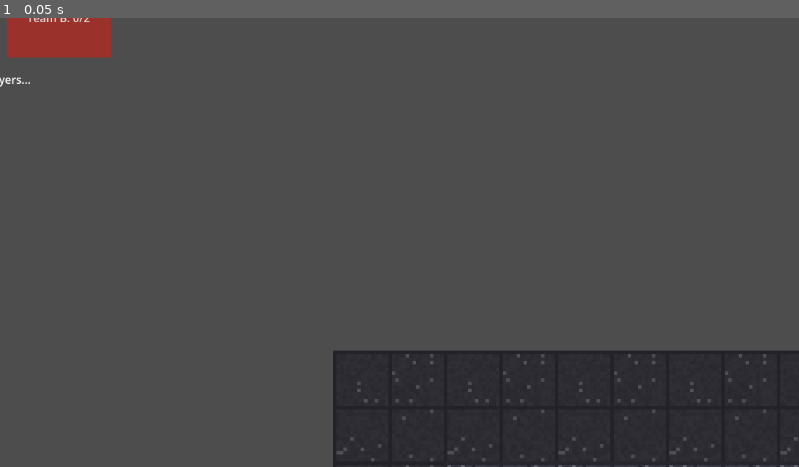
Above: before the commit, frame 1.
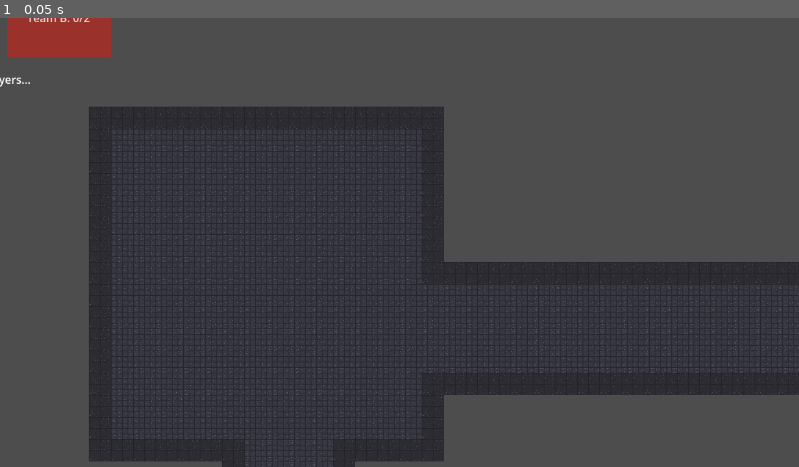
Above: after the commit, the same moment.

Repository: rgilpt/Dist_multiplayer
Game: Godot game, scene res://Scenes/Main.tscn
The game is run twice, just before and just after one commit, with the same random seed, the same clock (stepped at 60 frames per second) and the same inputs. The engine's default icon, where the game draws it, is replaced by a stand-in: a white triangle on a blue panel in a dark square.
Inputs:
- Up to frame 1 (0.05 s): no input

The runs differ from the first frame. In frame 1, 29% of the frame differs, in the area x 11-100%, y 19-100%.
Error before the commit: Invalid access to property or key 'team_data_updated' on a base object of type 'Node (NetworkManager)'. (res://Scripts/team_select.gd:14)

Commit message:
fixing map

Diff:
--- a/JSON/level.json
+++ b/JSON/level.json
@@ -1,76 +1,102 @@
 {
-	"tile_type_map": {
-		"floor": [0, 0],
-		"wall": [32, 0],
-		"wall_inner": [64, 0],
-		"floor_outer": [96, 0],
-		"floor_corner": [128, 0],
-		"ammo_pickup": [0, 32],
-		"flag": [32, 32],
-		"wall_upper_floor": [64, 32],
-		"corner_top_left": [96, 32],
-		"corner_top_right": [128, 32]
-	},
 	"rooms": [
 		{
-			"name": "P1_HQ",
-			"position": {"x": 100, "y": 100},
-			"size": {"width": 256, "height": 128},
-			"wall_thickness": 32,
-			"flags": [
-				{"position": {"x": 350, "y": 100}}
-			],
-			"ammo_pickups": [
-				{"position": {"x": 148, "y": 148}},
-				{"position": {"x": 180, "y": 180}}
-			],
-			"doors": [
-				{"position": {"x": 228, "y": 148}, "direction": "right", "is_open": true},
-				{"position": {"x": 100, "y": 196}, "direction": "down", "is_open": true}
-			]
+			"name": "hq1",
+			"position": {"x": 128, "y": 128},
+			"size": {"width": 512, "height": 512},
+			"wall_thickness": 32
 		},
 		{
-			"name": "P2_HQ",
-			"position": {"x": 416, "y": 100},
-			"size": {"width": 128, "height": 128},
-			"wall_thickness": 32,
-			"flags": [],
-			"ammo_pickups": [
-				{"position": {"x": 448, "y": 228}},
-				{"position": {"x": 480, "y": 244}}
-			],
-			"doors": [
-				{"position": {"x": 416, "y": 148}, "direction": "left", "is_open": true},
-				{"position": {"x": 512, "y": 196}, "direction": "down", "is_open": true}
-			]
+			"name": "hq2",
+			"position": {"x": 4480, "y": 4480},
+			"size": {"width": 512, "height": 512},
+			"wall_thickness": 32
 		},
 		{
-			"name": "middle_area",
-			"position": {"x": 228, "y": 228},
-			"size": {"width": 192, "height": 128},
-			"wall_thickness": 32,
-			"flags": [],
-			"ammo_pickups": [
-				{"position": {"x": 262, "y": 262}},
-				{"position": {"x": 394, "y": 296}}
-			],
-			"doors": []
+			"name": "room_top_mid",
+			"position": {"x": 1792, "y": 128},
+			"size": {"width": 448, "height": 448},
+			"wall_thickness": 32
+		},
+		{
+			"name": "room_top_right",
+			"position": {"x": 3392, "y": 128},
+			"size": {"width": 448, "height": 448},
+			"wall_thickness": 32
+		},
+		{
+			"name": "room_left_upper",
+			"position": {"x": 128, "y": 1280},
+			"size": {"width": 448, "height": 448},
+			"wall_thickness": 32
+		},
+		{
+			"name": "room_left_lower",
+			"position": {"x": 128, "y": 2880},
+			"size": {"width": 448, "height": 448},
+			"wall_thickness": 32
+		},
+		{
+			"name": "room_center_upper",
+			"position": {"x": 1792, "y": 1280},
+			"size": {"width": 448, "height": 448},
+			"wall_thickness": 32
+		},
+		{
+			"name": "room_center_mid",
+			"position": {"x": 1792, "y": 2560},
+			"size": {"width": 448, "height": 448},
+			"wall_thickness": 32
+		},
+		{
+			"name": "room_center_lower",
+			"position": {"x": 1792, "y": 3840},
+			"size": {"width": 448, "height": 448},
+			"wall_thickness": 32
+		},
+		{
+			"name": "room_right_upper",
+			"position": {"x": 3392, "y": 1280},
+			"size": {"width": 448, "height": 448},
+			"wall_thickness": 32
+		},
+		{
+			"name": "room_right_lower",
+			"position": {"x": 3392, "y": 2880},
+			"size": {"width": 448, "height": 448},
+			"wall_thickness": 32
+		},
+		{
+			"name": "room_bottom_mid",
+			"position": {"x": 2240, "y": 4480},
+			"size": {"width": 448, "height": 448},
+			"wall_thickness": 32
+		},
+		{
+			"name": "room_bottom_left",
+			"position": {"x": 832, "y": 4480},
+			"size": {"width": 448, "height": 448},
+			"wall_thickness": 32
 		}
 	],
 	"corridors": [
-		{
-			"start_room": "P2_HQ",
-			"end_room": "middle_area",
-			"width": 32
-		},
-		{
-			"start_room": "middle_area",
-			"end_room": "P1_HQ",
-			"width": 32
-		}
-	],
-	"tilesets": {
-		"tile_type_mapping": {},
-		"tiles": {}
-	}
+		{"start_room": "hq1", "end_room": "room_top_mid", "width": 128},
+		{"start_room": "room_top_mid", "end_room": "room_top_right", "width": 128},
+		{"start_room": "room_top_right", "end_room": "room_right_upper", "width": 128},
+		{"start_room": "room_right_upper", "end_room": "room_right_lower", "width": 128},
+		{"start_room": "room_right_lower", "end_room": "hq2", "width": 128},
+		{"start_room": "hq1", "end_room": "room_left_upper", "width": 128},
+		{"start_room": "room_left_upper", "end_room": "room_left_lower", "width": 128},
+		{"start_room": "room_left_lower", "end_room": "room_bottom_left", "width": 128},
+		{"start_room": "room_bottom_left", "end_room": "room_bottom_mid", "width": 128},
+		{"start_room": "room_bottom_mid", "end_room": "hq2", "width": 128},
+		{"start_room": "room_top_mid", "end_room": "room_center_upper", "width": 128},
+		{"start_room": "room_center_upper", "end_room": "room_center_mid", "width": 128},
+		{"start_room": "room_center_mid", "end_room": "room_center_lower", "width": 128},
+		{"start_room": "room_center_lower", "end_room": "room_bottom_mid", "width": 128},
+		{"start_room": "room_center_upper", "end_room": "room_right_upper", "width": 128},
+		{"start_room": "room_center_mid", "end_room": "room_right_lower", "width": 128},
+		{"start_room": "room_left_upper", "end_room": "room_center_upper", "width": 128},
+		{"start_room": "room_left_lower", "end_room": "room_center_mid", "width": 128}
+	]
 }
--- /dev/null
+++ b/JSON/level_old.json
@@ -0,0 +1,252 @@
+{
+	"rooms": [
+		{
+			"name": "hq1",
+			"position": {
+				"x": 128,
+				"y": 128
+			},
+			"size": {
+				"width": 1024,
+				"height": 768
+			},
+			"wall_thickness": 128
+		},
+		{
+			"name": "hq2",
+			"position": {
+				"x": 8064,
+				"y": 7040
+			},
+			"size": {
+				"width": 1024,
+				"height": 768
+			},
+			"wall_thickness": 128
+		},
+		{
+			"name": "room_top_mid",
+			"position": {
+				"x": 2944,
+				"y": 384
+			},
+			"size": {
+				"width": 896,
+				"height": 768
+			},
+			"wall_thickness": 128
+		},
+		{
+			"name": "room_top_right",
+			"position": {
+				"x": 5632,
+				"y": 384
+			},
+			"size": {
+				"width": 896,
+				"height": 896
+			},
+			"wall_thickness": 128
+		},
+		{
+			"name": "room_left_upper",
+			"position": {
+				"x": 384,
+				"y": 2176
+			},
+			"size": {
+				"width": 896,
+				"height": 896
+			},
+			"wall_thickness": 128
+		},
+		{
+			"name": "room_left_lower",
+			"position": {
+				"x": 384,
+				"y": 3968
+			},
+			"size": {
+				"width": 896,
+				"height": 1408
+			},
+			"wall_thickness": 128
+		},
+		{
+			"name": "room_center_upper",
+			"position": {
+				"x": 2944,
+				"y": 1920
+			},
+			"size": {
+				"width": 896,
+				"height": 896
+			},
+			"wall_thickness": 128
+		},
+		{
+			"name": "room_center_mid",
+			"position": {
+				"x": 2944,
+				"y": 3584
+			},
+			"size": {
+				"width": 896,
+				"height": 896
+			},
+			"wall_thickness": 128
+		},
+		{
+			"name": "room_center_lower",
+			"position": {
+				"x": 2944,
+				"y": 5248
+			},
+			"size": {
+				"width": 896,
+				"height": 896
+			},
+			"wall_thickness": 128
+		},
+		{
+			"name": "room_right_upper",
+			"position": {
+				"x": 5632,
+				"y": 2176
+			},
+			"size": {
+				"width": 896,
+				"height": 896
+			},
+			"wall_thickness": 128
+		},
+		{
+			"name": "room_right_lower",
+			"position": {
+				"x": 5632,
+				"y": 4352
+			},
+			"size": {
+				"width": 896,
+				"height": 896
+			},
+			"wall_thickness": 128
+		},
+		{
+			"name": "room_bottom_mid",
+			"position": {
+				"x": 3840,
+				"y": 6656
+			},
+			"size": {
+				"width": 1280,
+				"height": 768
+			},
+			"wall_thickness": 128
+		},
+		{
+			"name": "room_bottom_left",
+			"position": {
+				"x": 1536,
+				"y": 6656
+			},
+			"size": {
+				"width": 896,
+				"height": 768
+			},
+			"wall_thickness": 128
+		}
+	],
+	"corridors": [
+		{
+			"start_room": "hq1",
+			"end_room": "room_top_mid",
+			"width": 384
+		},
+		{
+			"start_room": "room_top_mid",
+			"end_room": "room_top_right",
+			"width": 384
+		},
+		{
+			"start_room": "room_top_right",
+			"end_room": "room_right_upper",
+			"width": 384
+		},
+		{
+			"start_room": "room_right_upper",
+			"end_room": "room_right_lower",
+			"width": 384
+		},
+		{
+			"start_room": "room_right_lower",
+			"end_room": "hq2",
+			"width": 384
+		},
+		{
+			"start_room": "hq1",
+			"end_room": "room_left_upper",
+			"width": 384
+		},
+		{
+			"start_room": "room_left_upper",
+			"end_room": "room_left_lower",
+			"width": 384
+		},
+		{
+			"start_room": "room_left_lower",
+			"end_room": "room_bottom_left",
+			"width": 384
+		},
+		{
+			"start_room": "room_bottom_left",
+			"end_room": "room_bottom_mid",
+			"width": 384
+		},
+		{
+			"start_room": "room_bottom_mid",
+			"end_room": "hq2",
+			"width": 384
+		},
+		{
+			"start_room": "room_top_mid",
+			"end_room": "room_center_upper",
+			"width": 384
+		},
+		{
+			"start_room": "room_center_upper",
+			"end_room": "room_center_mid",
+			"width": 384
+		},
+		{
+			"start_room": "room_center_mid",
+			"end_room": "room_center_lower",
+			"width": 384
+		},
+		{
+			"start_room": "room_center_lower",
+			"end_room": "room_bottom_mid",
+			"width": 384
+		},
+		{
+			"start_room": "room_center_upper",
+			"end_room": "room_right_upper",
+			"width": 384
+		},
+		{
+			"start_room": "room_center_mid",
+			"end_room": "room_right_lower",
+			"width": 384
+		},
+		{
+			"start_room": "room_left_upper",
+			"end_room": "room_center_upper",
+			"width": 384
+		},
+		{
+			"start_room": "room_left_lower",
+			"end_room": "room_center_mid",
+			"width": 384
+		}
+	]
+}
--- a/Scenes/Main.tscn
+++ b/Scenes/Main.tscn
@@ -9,15 +9,16 @@
 [node name="Main" type="Node2D" unique_id=1236021089]
 script = ExtResource("1")
 
+[node name="Map" parent="." unique_id=105044949 instance=ExtResource("2_idj7w")]
+
+[node name="Players" type="Node2D" parent="." unique_id=1868376347]
+
+[node name="NetworkManager" type="Node" parent="." unique_id=1894153126]
+script = ExtResource("3_kln2b")
+
 [node name="TeamSelect" parent="." unique_id=1362580167 node_paths=PackedStringArray("team_manager", "network_manager") instance=ExtResource("2_rgh2o")]
 team_manager = NodePath("../TeamManager")
 network_manager = NodePath("../NetworkManager")
 
 [node name="TeamManager" type="Node" parent="." unique_id=93492434]
 script = ExtResource("3_pbw6q")
-
-[node name="NetworkManager" type="Node" parent="." unique_id=1894153126]
-script = ExtResource("3_kln2b")
-
-[node name="Map" parent="." unique_id=105044949 instance=ExtResource("2_idj7w")]
-scale = Vector2(5, 5)
--- a/Scenes/Map.tscn
+++ b/Scenes/Map.tscn
@@ -1,7 +1,51 @@
 [gd_scene format=3 uid="uid://cmap1234567"]
 
-[ext_resource type="Script" uid="uid://ddewc22xjlbcp" path="res://Scripts/LevelBuilder.gd" id="1"]
+[ext_resource type="Script" uid="uid://dswei434fwwa7" path="res://Scripts/LevelBuilder_claude.gd" id="1_7yn8b"]
+[ext_resource type="Texture2D" uid="uid://ckuybwkbj1vd" path="res://Assets/tilesets/GlitchHouse.png" id="2_7yn8b"]
 
-[node name="Map" type="TileMapLayer" unique_id=105044949]
+[sub_resource type="TileSetAtlasSource" id="TileSetAtlasSource_etk83"]
+texture = ExtResource("2_7yn8b")
+0:0/0 = 0
+1:0/0 = 0
+2:0/0 = 0
+3:0/0 = 0
+4:0/0 = 0
+5:0/0 = 0
+6:0/0 = 0
+7:0/0 = 0
+0:1/0 = 0
+1:1/0 = 0
+2:1/0 = 0
+3:1/0 = 0
+4:1/0 = 0
+5:1/0 = 0
+6:1/0 = 0
+7:1/0 = 0
+0:2/0 = 0
+1:2/0 = 0
+2:2/0 = 0
+3:2/0 = 0
+4:2/0 = 0
+5:2/0 = 0
+6:2/0 = 0
+7:2/0 = 0
+0:3/0 = 0
+1:3/0 = 0
+2:3/0 = 0
+3:3/0 = 0
+4:3/0 = 0
+5:3/0 = 0
+6:3/0 = 0
+7:3/0 = 0
+
+[sub_resource type="TileSet" id="TileSet_qumfl"]
+sources/0 = SubResource("TileSetAtlasSource_etk83")
+
+[node name="LevelBuider" type="Node" unique_id=1889000852 node_paths=PackedStringArray("tile_map")]
+script = ExtResource("1_7yn8b")
+tile_map = NodePath("Map")
+
+[node name="Map" type="TileMapLayer" parent="." unique_id=105044949]
+z_index = -1
 texture_filter = 1
-script = ExtResource("1")
+tile_set = SubResource("TileSet_qumfl")
--- a/Scenes/Player.tscn
+++ b/Scenes/Player.tscn
@@ -7,6 +7,7 @@
 size = Vector2(128, 128)
 
 [node name="Player" type="CharacterBody2D" unique_id=1494528578]
+scale = Vector2(0.5, 0.5)
 script = ExtResource("1")
 
 [node name="Camera2D" type="Camera2D" parent="." unique_id=199944164]
--- /dev/null
+++ b/Scenes/level_builder.gd
@@ -0,0 +1,52 @@
+extends Node2D
+class_name LevelBuilder
+@export var tile_map: TileMapLayer
+@export var floor_coords: Vector2i = Vector2i(0, 0)
+@export var wall_coords: Vector2i = Vector2i(1, 0)
+var level_data: Dictionary = {}
+var map_size: Vector2i = Vector2i.ZERO
+func _ready():
+	generate_level()
+func generate_level():
+	var json_text: String = FileAccess.get_file_as_string("res://level.json")
+	var parsed: Variant = JSON.parse_string(json_text)
+
+	if parsed == null or not parsed is Dictionary:
+		printerr("Invalid JSON data!")
+		get_tree().quit()
+
+	level_data = parsed
+	map_size = parsed.map_size
+
+	if tile_map == null or tile_map.tile_set == null:
+		printerr("TileMapLayer or TileSet not assigned.")
+		return
+
+	# Clear existing map to avoid tile overlapping
+	tile_map.clear()
+
+	# Paint walkable floors
+	for rect in level_data.objects.rooms:
+		_paint_rect(rect, floor_coords)
+
+	for rect in level_data.objects.corridors:
+		_paint_rect(rect, floor_coords)
+
+	# Paint walls around the entire map (border tiles)
+	_paint_rect({"x": 0, "y": 0, "w": map_size.x, "h": 1}, wall_coords)
+	_paint_rect({"x": 0, "y": map_size.y - 1, "w": map_size.x, "h": 1}, wall_coords)
+	_paint_rect({"x": 0, "y": 0, "w": 1, "h": map_size.y}, wall_vars)
+	_paint_rect({"x": map_size.x - 1, "y": 0, "w": 1, "h": map_size.y}, wall_coords)
+
+	# Attach spawn/flag data to the map node for NetworkManager to read easily
+	tile_map.set_meta("spawns", level_data.objects)
+	print("Level generated successfully.")
+	print("Blue Spawn: ", level_data.objects.spawn_blue)
+	print("Red Spawn: ", level_data.objects.spawn_red)
+	print("Flag Spawn: ", level_data.objects.flag_spawn)
+func _paint_rect(rect, coords):
+	var source_id: int = coords.x
+	var atlas_coords: Vector2i = coords.y
+	for dx in range(rect.w):
+		for dy in range(rect.h):
+			tile_map.tile_set.set_tile(Vector2i(rect.x + dx, rect.y + dy), source_id, atlas_coords, [])
--- /dev/null
+++ b/Scripts/LevelBuilder_claude.gd
@@ -0,0 +1,177 @@
+extends Node
+class_name LevelBuilderClaude
+var source: TileSetAtlasSource
+@export var tile_map: TileMapLayer
+var tile_set
+func _ready():
+	tile_set = TileSet.new()
+	tile_set.tile_size = Vector2i(32, 32)  # FIX: set size BEFORE adding source
+	tile_map.tile_set = tile_set
+	var texture = load("res://Assets/tilesets/GlitchHouse.png")
+	if texture == null:
+		printerr("Failed to load tileset!")
+		return
+
+	source = TileSetAtlasSource.new()
+	source.texture = texture
+	source.texture_region_size = Vector2i(32, 32)
+	tile_set.add_source(source)
+
+	# FIX: Register every atlas tile you intend to use
+	source.create_tile(Vector2i(0, 0))  # floor
+	source.create_tile(Vector2i(1, 0))  # wall
+	# Add a physics layer to the TileSet
+	tile_set.add_physics_layer()  # creates layer index 0
+
+
+	# Give the wall tile a full 32x32 collision square
+	var wall_tile = source.get_tile_data(Vector2i(1, 0), 0)
+	var collision_shape = [
+		Vector2(-16, -16),
+		Vector2(16, -16),
+		Vector2(16, 16),
+		Vector2(-16, 16)
+	]
+	wall_tile.add_collision_polygon(0)  # physics layer 0
+	wall_tile.set_collision_polygon_points(0, 0, PackedVector2Array(collision_shape))
+
+	var file = FileAccess.open("res://JSON/level.json", FileAccess.READ)
+	if file == null:
+		printerr("Failed to open level.json")
+		return
+
+	var json_result = JSON.parse_string(file.get_as_text())
+	file.close()
+
+	if json_result == null or typeof(json_result) != TYPE_DICTIONARY:
+		printerr("Failed to parse level.json")
+		return
+
+	for room in json_result.get("rooms", []):
+		_build_room(room)
+
+	for corridor in json_result.get("corridors", []):
+		_build_corridor(json_result, corridor)
+
+	print("Level built successfully!")
+
+
+func _build_room(room: Dictionary) -> void:
+	var pos := Vector2i(room.get("position", {}).get("x", 0), room.get("position", {}).get("y", 0))
+	var width: int = room.get("size", {}).get("width", 0)
+	var height: int = room.get("size", {}).get("height", 0)
+	var thickness: int = room.get("wall_thickness", 32)
+
+	var tile_x := pos.x / 32
+	var tile_y := pos.y / 32
+	var tile_w := width / 32
+	var tile_h := height / 32
+	var tile_t := thickness / 32
+
+	# FIX: floor only fills the interior (minus walls on all sides)
+	for x in range(tile_t, tile_w - tile_t):
+		for y in range(tile_t, tile_h - tile_t):
+			tile_map.set_cell(Vector2i(tile_x + x, tile_y + y), 0, Vector2i(0, 0))
+
+	# Top and bottom walls
+	for x in range(tile_w):
+		tile_map.set_cell(Vector2i(tile_x + x, tile_y), 0, Vector2i(1, 0))
+		tile_map.set_cell(Vector2i(tile_x + x, tile_y + tile_h - tile_t), 0, Vector2i(1, 0))
+
+	# Left and right walls
+	for y in range(tile_h):
+		tile_map.set_cell(Vector2i(tile_x, tile_y + y), 0, Vector2i(1, 0))
+		tile_map.set_cell(Vector2i(tile_x + tile_w - tile_t, tile_y + y), 0, Vector2i(1, 0))
+
+
+func _is_inside_floor(tile_pos: Vector2i, level_data: Dictionary) -> bool:
+	# Check rooms
+	for room in level_data.get("rooms", []):
+		var rx = room["position"]["x"] / 32
+		var ry = room["position"]["y"] / 32
+		var rw = room["size"]["width"] / 32
+		var rh = room["size"]["height"] / 32
+		if tile_pos.x >= rx and tile_pos.x < rx + rw \
+		and tile_pos.y >= ry and tile_pos.y < ry + rh:
+			return true
+
+	# Check corridors
+	for corridor in level_data.get("corridors", []):
+		var sr := _find_room(level_data, corridor.get("start_room", ""))
+		var er := _find_room(level_data, corridor.get("end_room", ""))
+		if sr.is_empty() or er.is_empty():
+			continue
+		var sw: int = sr["size"]["width"]
+		var sh: int = sr["size"]["height"]
+		var ew: int = er["size"]["width"]
+		var eh: int = er["size"]["height"]
+		var corr_w: int = corridor.get("width", 64) / 32
+		var sc := Vector2i(sr["position"]["x"] / 32 + sw / 64, sr["position"]["y"] / 32 + sh / 64)
+		var ec := Vector2i(er["position"]["x"] / 32 + ew / 64, er["position"]["y"] / 32 + eh / 64)
+
+		# Horizontal segment floor area
+		var x_min := mini(sc.x, ec.x)
+		var x_max := maxi(sc.x, ec.x)
+		if tile_pos.x >= x_min and tile_pos.x <= x_max \
+		and tile_pos.y >= sc.y and tile_pos.y < sc.y + corr_w:
+			return true
+
+		# Vertical segment floor area
+		var y_min := mini(sc.y, ec.y)
+		var y_max := maxi(sc.y, ec.y)
+		if tile_pos.x >= ec.x and tile_pos.x < ec.x + corr_w \
+		and tile_pos.y >= y_min and tile_pos.y <= y_max:
+			return true
+
+	return false
+
+func _build_corridor(level_data: Dictionary, corridor: Dictionary) -> void:
+	var start_room := _find_room(level_data, corridor.get("start_room", ""))
+	var end_room   := _find_room(level_data, corridor.get("end_room", ""))
+	if start_room.is_empty() or end_room.is_empty():
+		return
+
+	var s_w: int = start_room["size"]["width"]
+	var s_h: int = start_room["size"]["height"]
+	var e_w: int = end_room["size"]["width"]
+	var e_h: int = end_room["size"]["height"]
+	var corr_w: int = corridor.get("width", 64) / 32
+
+	var s_center := Vector2i(start_room["position"]["x"] / 32 + s_w / 64, start_room["position"]["y"] / 32 + s_h / 64)
+	var e_center := Vector2i(end_room["position"]["x"] / 32 + e_w / 64, end_room["position"]["y"] / 32 + e_h / 64)
+
+	# Horizontal segment
+	var x_min := mini(s_center.x, e_center.x)
+	var x_max := maxi(s_center.x, e_center.x)
+	for x in range(x_min, x_max + 1):
+		# Floor
+		for w in range(corr_w):
+			tile_map.set_cell(Vector2i(x, s_center.y + w), 0, Vector2i(0, 0))
+		# Walls above and below
+		var wall_top := Vector2i(x, s_center.y - 1)
+		var wall_bot := Vector2i(x, s_center.y + corr_w)
+		if not _is_inside_floor(wall_top, level_data):
+			tile_map.set_cell(wall_top, 0, Vector2i(1, 0))
+		if not _is_inside_floor(wall_bot, level_data):
+			tile_map.set_cell(wall_bot, 0, Vector2i(1, 0))
+
+	# Vertical segment
+	var y_min := mini(s_center.y, e_center.y)
+	var y_max := maxi(s_center.y, e_center.y)
+	for y in range(y_min, y_max + 1):
+		# Floor
+		for w in range(corr_w):
+			tile_map.set_cell(Vector2i(e_center.x + w, y), 0, Vector2i(0, 0))
+		# Walls left and right
+		var wall_left  := Vector2i(e_center.x - 1, y)
+		var wall_right := Vector2i(e_center.x + corr_w, y)
+		if not _is_inside_floor(wall_left, level_data):
+			tile_map.set_cell(wall_left, 0, Vector2i(1, 0))
+		if not _is_inside_floor(wall_right, level_data):
+			tile_map.set_cell(wall_right, 0, Vector2i(1, 0))
+
+func _find_room(level_data: Dictionary, name: String) -> Dictionary:
+	for room in level_data.get("rooms", []):
+		if room.get("name", "") == name:
+			return room
+	return {}
--- a/Scripts/NetworkManager.gd
+++ b/Scripts/NetworkManager.gd
@@ -36,6 +36,7 @@
 
 var _initialized: bool = false
 var player_scene = preload("res://Scenes/Player.tscn")
+@onready var players: Node2D = $"../Players"
 
 func _ready():
 	if _initialized:
@@ -46,6 +47,8 @@
 
 	#args.append("--client")
 	#args.append("127.0.0.1")
+	args.append("--server")
+
 
 
 
@@ -93,7 +96,7 @@
 	print("Connected! My ID: ", multiplayer.get_unique_id())
 	call_deferred("_spawn_local_player")
 
-func _spawn_local_player(my_id=null) -> void:
+func _spawn_local_player(my_id=null, spawn_pos=Vector2(250,250)) -> void:
 	if my_id == null:
 		my_id = multiplayer.get_unique_id()
 	# Guard: don't spawn if already exists
@@ -102,9 +105,11 @@
 		return
 	var player = player_scene.instantiate()
 	player.name = str(my_id)
+	player.position = spawn_pos
 	player.is_player_one = (my_id == 1)
 	player.is_local_player = true
-	add_child(player)
+
+	players.add_child(player)
 	player.set_multiplayer_authority(my_id)
 	print("Spawned local player with id: ", my_id)
 	rpc("spawn_remote_player", my_id)
--- a/Scripts/team_select.gd
+++ b/Scripts/team_select.gd
@@ -11,8 +11,8 @@
 	bg.color = Color(0,0,0,0)
 	update_ui()
 	# Connect to NetworkManager signals
-	network_manager.team_data_updated.connect(_on_team_data_updated)
-	network_manager.game_started.connect(_on_game_started)
+	#network_manager.team_data_updated.connect(_on_team_data_updated)
+	#network_manager.game_started.connect(_on_game_started)
 func _on_team_data_updated(team_a: int, team_b: int, your_team: int):
 	team_counts = [team_a, team_b]
 	my_team = your_team
Not shown, added: Scenes/level_builder.gd.uid
Not shown, added: Scripts/LevelBuilder_claude.gd.uid
Renamed: Scripts/LevelBuilder.gd -> Scripts/LevelBuilder_ollama.gd
Renamed: Scripts/LevelBuilder.gd.uid -> Scripts/LevelBuilder_ollama.gd.uid
Not shown, changed: bin/Distopia.pck
